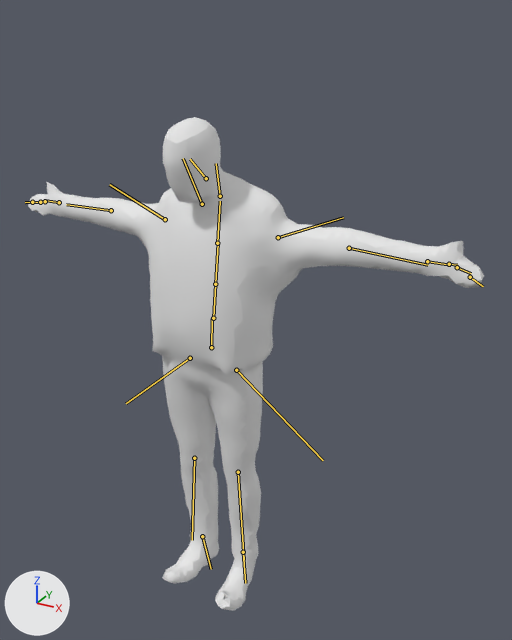
The glTF model _data/3d_data/pedestrian_animations/out/3d-output_00005__with_skel_stage_3.glb: old version first, new version second.
Before and after are seen from a camera (50 mm lens) standing at (1.34, -2.1, 2.28) and looking at (0.19, -0.02, 1.24). Every picture has the same lights, and +X, +Y and +Z are marked at lower left. The older version comes first. Both versions are drawn at frame 29 of the action 'Fixing_Kneeling'; the numbers are the values there. The bones that change, and the others that lie on the model, are drawn over the model as lines.

The first picture shows 'geometry_0'.
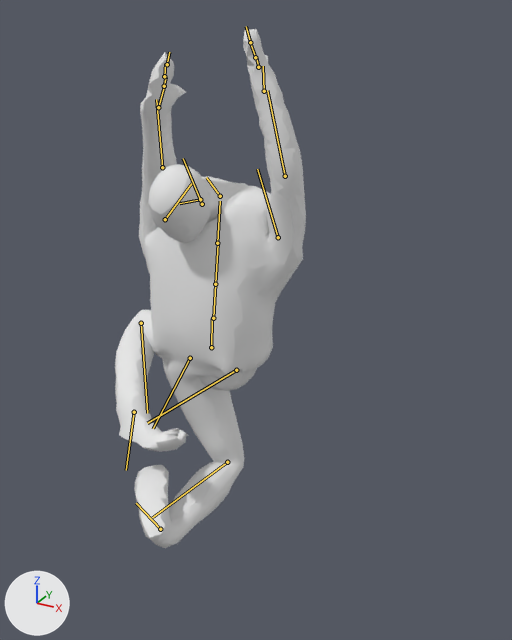
What the commit changed:
Bone 'bone_4' (bone_bone_4) turns from (0, 0, 0) to (-36, -3, 3) degrees about its own x, y and z.
Bone 'bone_7' (bone_bone_7) turns from (0, 0, 0) to (76, -4, 5) degrees about its own x, y and z.
Bone 'bone_8' (bone_bone_8) turns from (0, 0, 0) to (31, -60, 3) degrees about its own x, y and z.
Bone 'bone_9' (bone_bone_9) turns from (0, 0, 0) to (-9, 1, 8) degrees about its own x, y and z.
Bone 'bone_14' (bone_bone_14) turns from (0, 0, 0) to (109, 0, 0) degrees about its own x, y and z.
Bone 'bone_16' (bone_bone_16) turns from (0, 0, 0) to (-13, 24, -34) degrees about its own x, y and z.
Bone 'bone_20' (bone_bone_20) turns from (0, 0, 0) to (-66, -38, -56) degrees about its own x, y and z.
Bone 'bone_21' (bone_bone_21) turns from (0, 0, 0) to (126, -43, 4) degrees about its own x, y and z.
Bone 'bone_22' (bone_bone_22) turns from (0, 0, 0) to (-27, 37, 27) degrees about its own x, y and z.
Bone 'bone_24' (bone_bone_24) turns from (0, 0, 0) to (-18, 1, 8) degrees about its own x, y and z.
Bone 'bone_25' (bone_bone_25) turns from (0, 0, 0) to (93, -3, 0) degrees about its own x, y and z.
Bone 'bone_26' (bone_bone_26) turns from (0, 0, 0) to (68, 7, 11) degrees about its own x, y and z.

Boxes [x1, y1, x2, y2] around the edits, measured in the pictures (512 x 640 px):
'geometry_0', posed (58% narrower): before [28, 117, 484, 610]; after [115, 29, 306, 548]
bone 'bone_4', root to tip: before (220, 196) to (216, 163); after (220, 196) to (206, 177)
bone 'bone_7', root to tip: before (278, 237) to (343, 217); after (278, 237) to (257, 169)
bone 'bone_8', root to tip: before (349, 248) to (428, 265); after (285, 176) to (267, 90)
bone 'bone_9', root to tip: before (427, 261) to (450, 265); after (264, 91) to (263, 66)
bone 'bone_14', root to tip: before (165, 219) to (109, 184); after (165, 219) to (191, 183)
bone 'bone_16', root to tip: before (59, 202) to (46, 200); after (158, 107) to (164, 85)
bone 'bone_20', root to tip: before (236, 370) to (323, 460); after (236, 370) to (147, 423)
bone 'bone_21', root to tip: before (238, 472) to (244, 560); after (141, 323) to (147, 413)
bone 'bone_22', root to tip: before (243, 552) to (245, 583); after (134, 412) to (126, 470)
bone 'bone_24', root to tip: before (190, 358) to (126, 403); after (190, 358) to (153, 428)
bone 'bone_25', root to tip: before (194, 458) to (192, 540); after (227, 462) to (152, 517)
bone 'bone_26', root to tip: before (202, 536) to (211, 569); after (160, 529) to (136, 503)
